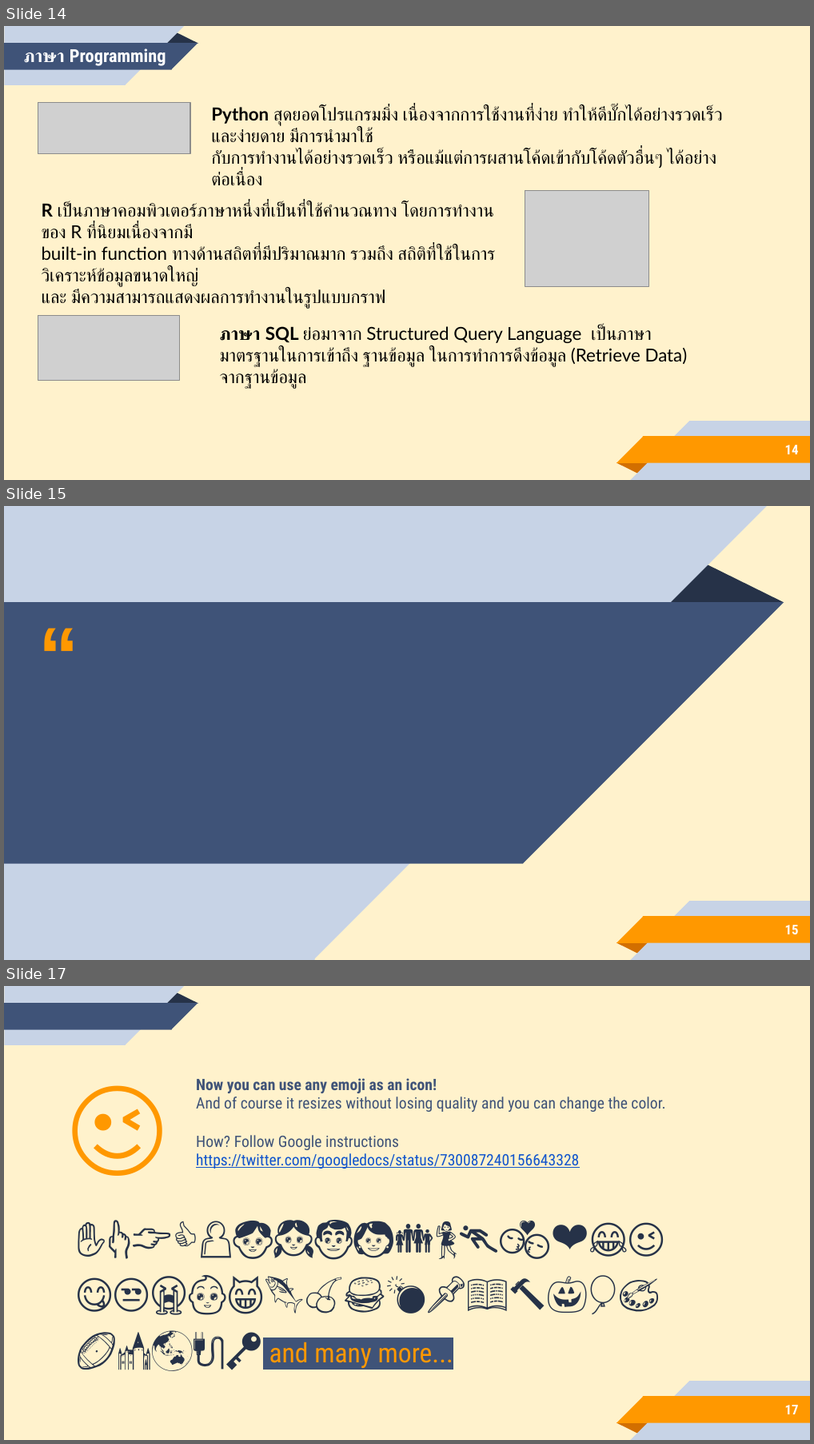
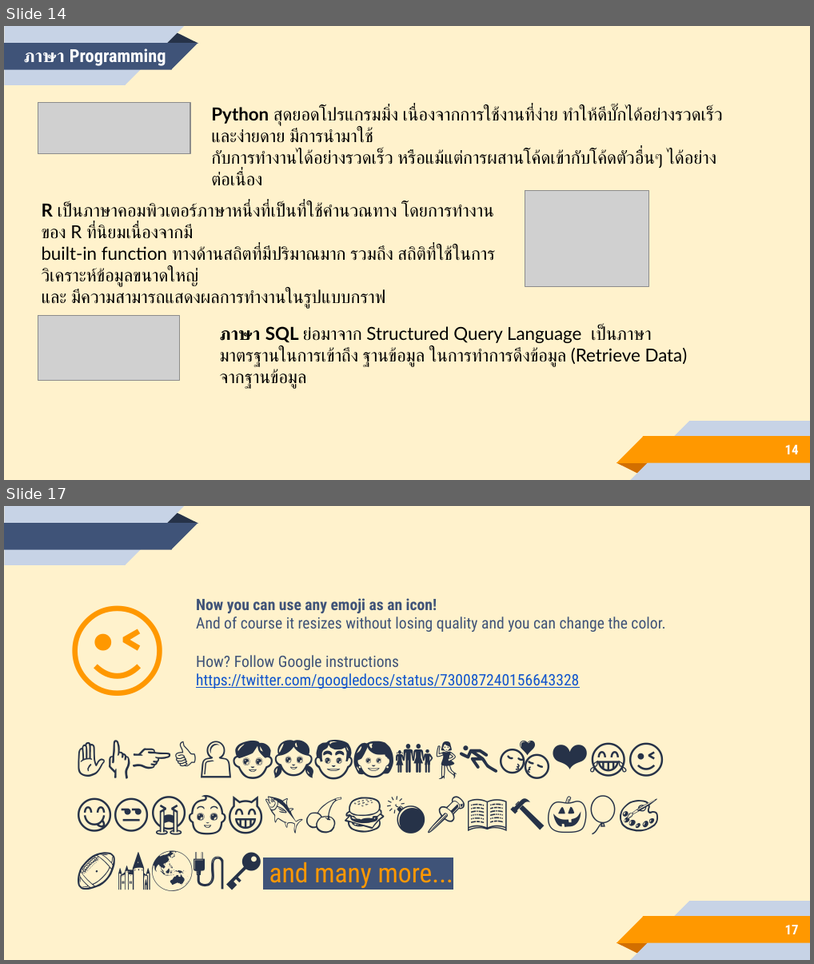
Before and after one commit to Kuroishi1221/Demand-Skills-for-Data-Scientists, a slide deck: presentaion/Present.pptx. Shown one above the other, each under a label of ours: slides 14, 15 and 17 before the commit, slides 14 and 17 after it; the slides between them are not shown. The pictures are 814x1444 and 814x964 pixels, drawn with LibreOffice and Linux fonts; fonts in the diff are those of the drawing; grey boxes stand for pictures. Boxes give left, top, right and bottom in pixels: in the first picture for what was removed or moved away, otherwise in the second. Text is boxed around its words. In the diff, an @@ line names an element or a change of style, - is before the commit and + after.

```diff
--- a/presentaion/Present.pptx
+++ b/presentaion/Present.pptx
@@ slide 15 removed at [4, 506, 810, 960], background #FFF2CC; not listed: 5 template elements that a slide beside it also shows @@
@@ rectangle removed at [4, 506, 314, 959] @@
@@ right triangle removed at [314, 506, 768, 958] @@
@@ triangle removed at [670, 564, 784, 602] @@
@@ text removed at [29, 596, 89, 652] @@
-“
@@ rectangle removed at [4, 602, 523, 864] @@
@@ right triangle removed at [523, 602, 785, 864] @@
@@ page number removed at [786, 924, 799, 934] @@
-15
```
Also in this commit, not shown: 1 slide added.
